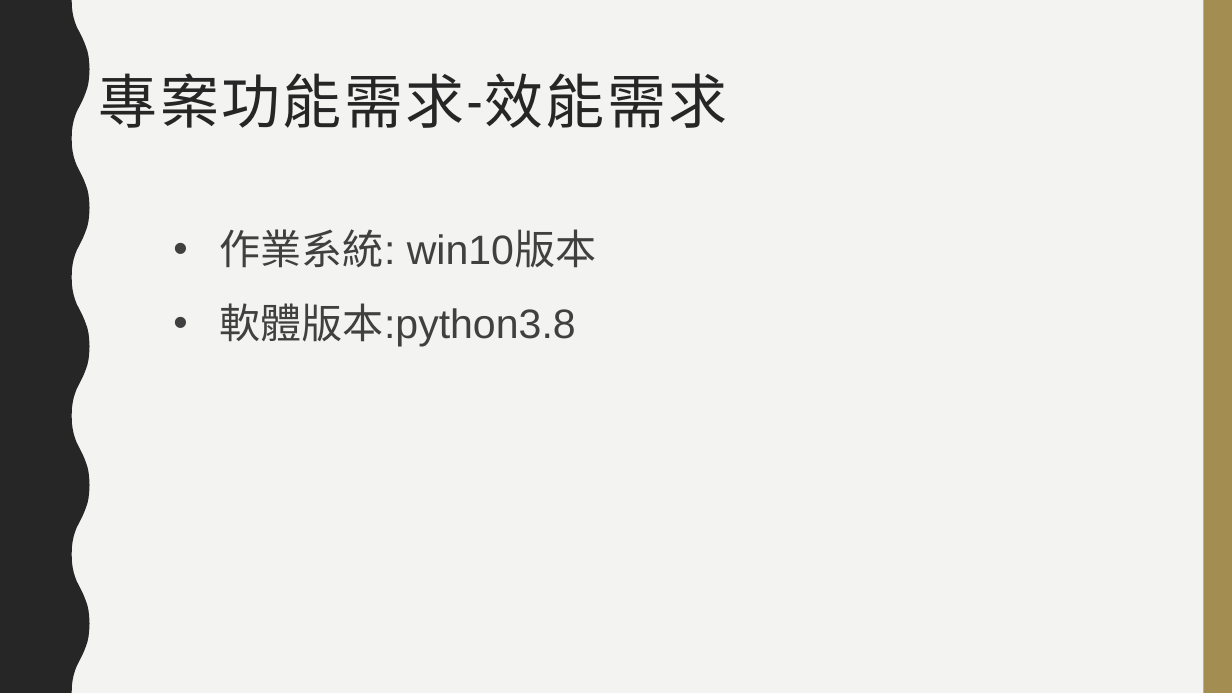
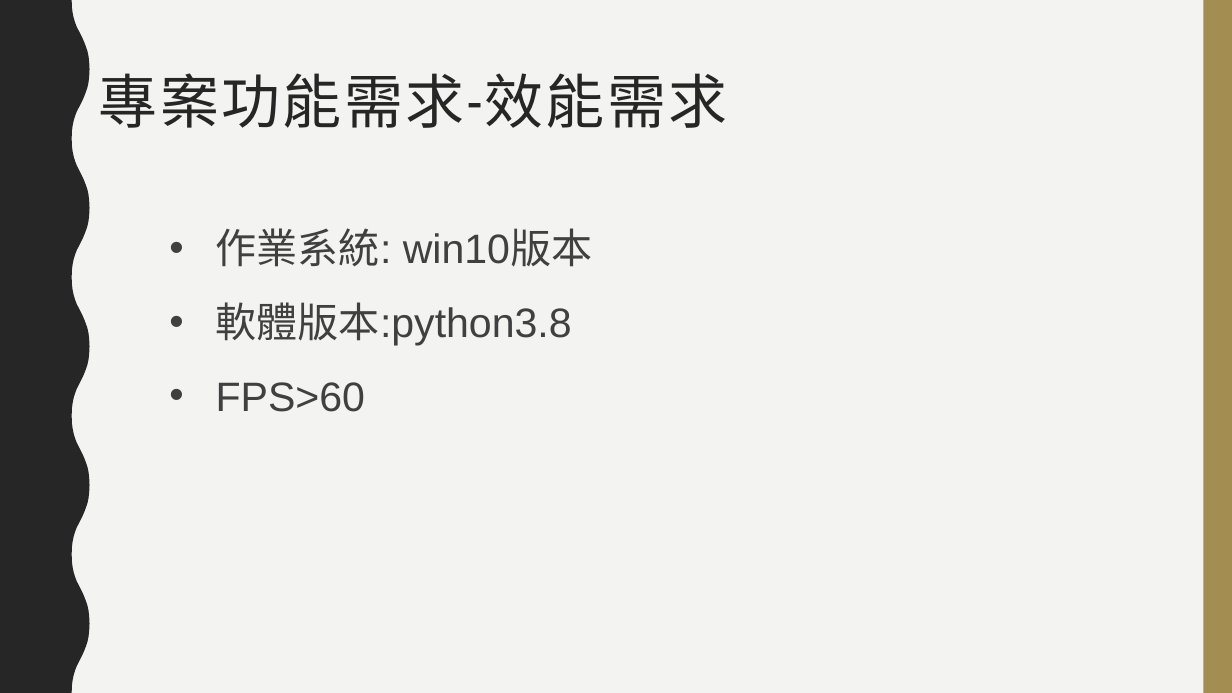
Before and after one commit to choutengfeng/0652074, a slide deck: slide 2 of 專案管理.pptx. Drawn at 1232x693 pixels with LibreOffice and Linux fonts; fonts in the diff are those of the drawing. Boxes give left, top, right and bottom in pixels: in the first picture for what was removed or moved away, otherwise in the second. Text is boxed around its words. In the diff, an @@ line names an element or a change of style, - is before the commit and + after.

```diff
--- a/專案管理.pptx
+++ b/專案管理.pptx
@@ text at (x1=216, y1=382, x2=365, y2=412): paragraph added @@
+  • FPS>60
```
